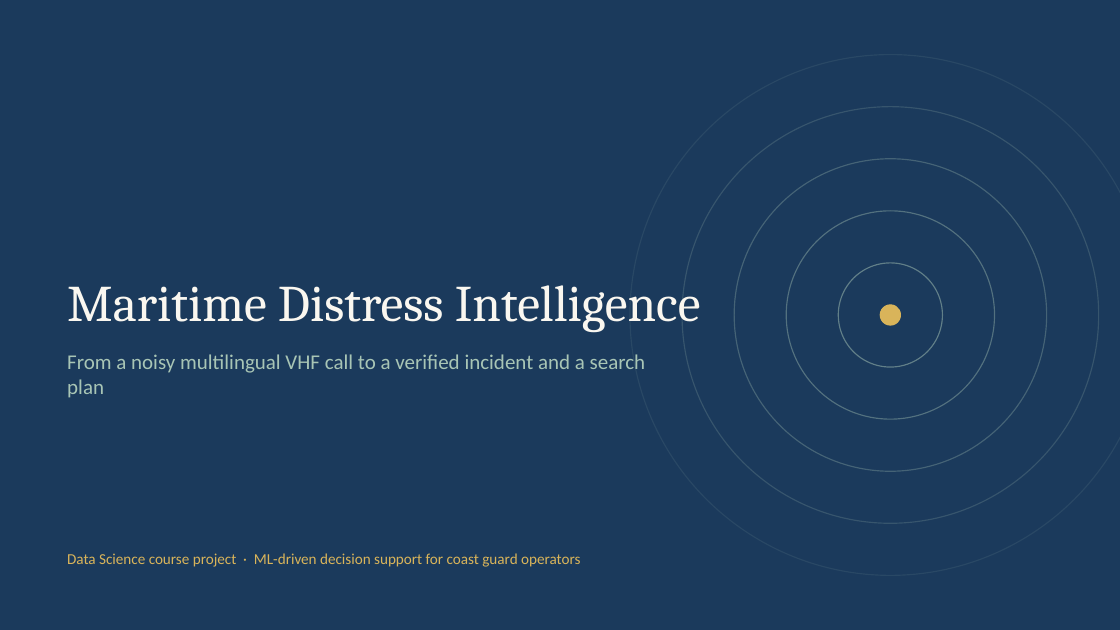
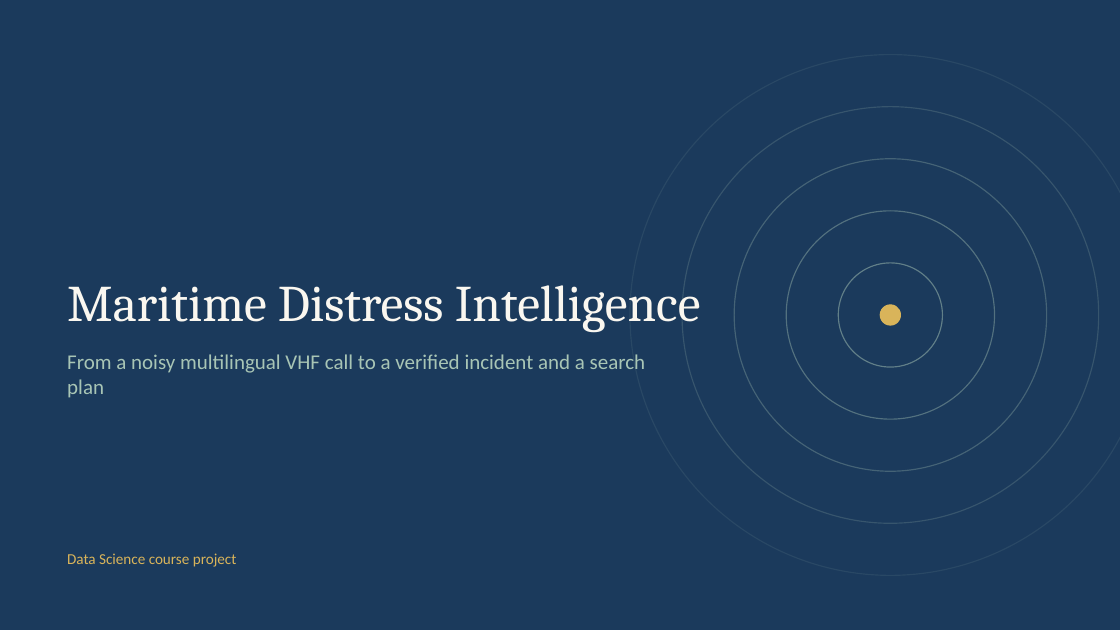
Before and after one commit to SaaraahBharat/Maritime-Project, a slide deck: slide 1 of presentation/Maritime_Distress_Intelligence.pptx. Drawn at 1120x630 pixels with LibreOffice and Linux fonts; fonts in the diff are those of the drawing. Boxes give left, top, right and bottom in pixels: in the first picture for what was removed or moved away, otherwise in the second. Text is boxed around its words. In the diff, an @@ line names an element or a change of style, - is before the commit and + after.

```diff
--- a/presentation/Maritime_Distress_Intelligence.pptx
+++ b/presentation/Maritime_Distress_Intelligence.pptx
@@ text at [67,553,237,567]: text changed @@
-Data Science course project · ML-driven decision support for coast guard operators
+Data Science course project
```
Also in this commit, not shown: 11 other slides changed, 15 other files.
